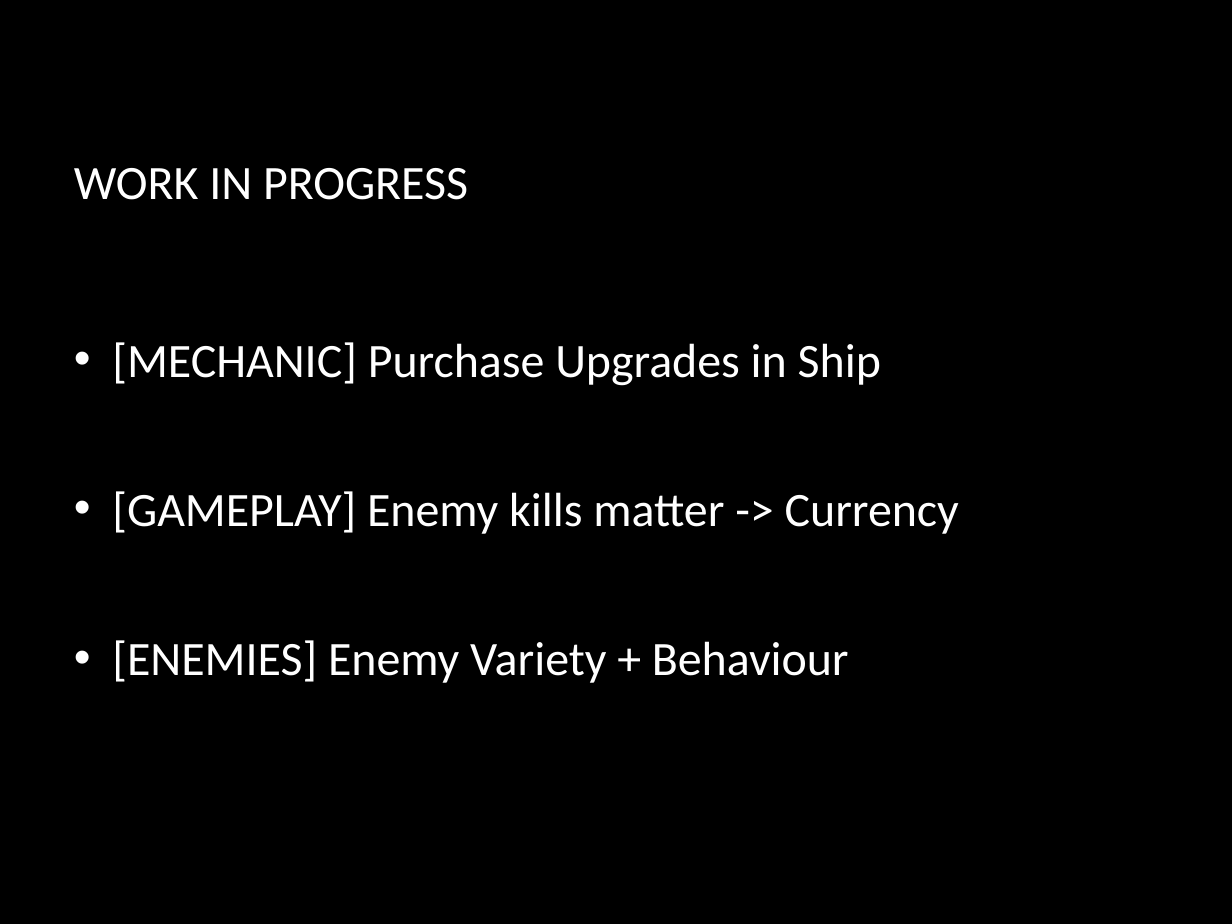
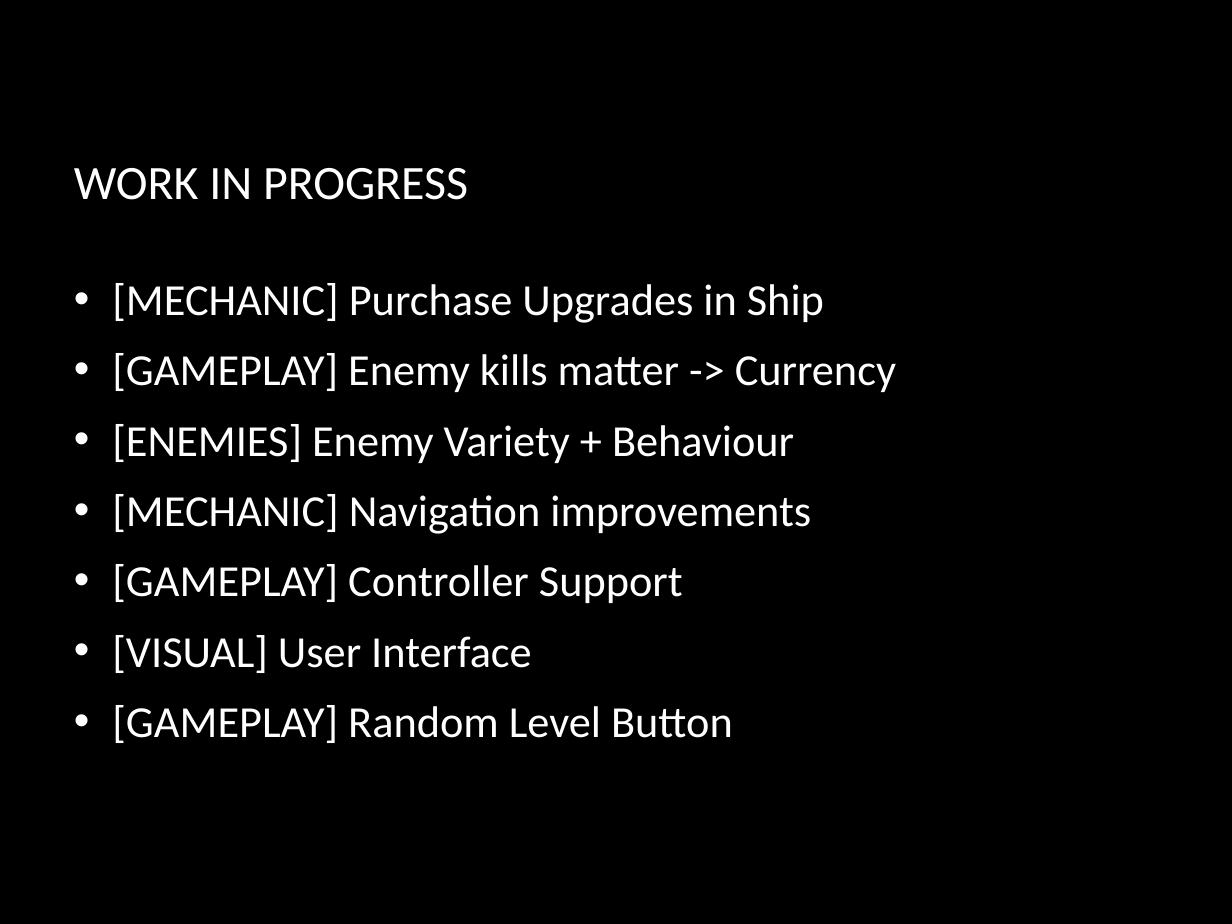
Before and after one commit to provencher/TalosOrigins, a slide deck: slide 4 of Documentation/TalosOriginsProgree.pptx. Drawn at 1232x924 pixels with LibreOffice and Linux fonts; fonts in the diff are those of the drawing; background and template pictures are left out. Boxes give left, top, right and bottom in pixels: in the first picture for what was removed or moved away, otherwise in the second. Text is boxed around its words. In the diff, an @@ line names an element or a change of style, - is before the commit and + after.

```diff
--- a/Documentation/TalosOriginsProgree.pptx
+++ b/Documentation/TalosOriginsProgree.pptx
@@ text at (x1=112, y1=283, x2=896, y2=463): size 28 to 25.9 pt in "[MECHANIC] Purchase Upgrades in Ship", "[GAMEPLAY] Enemy kills matter -> Currency", "[ENEMIES] Enemy Variety + Behaviour" @@
@@ text at (x1=112, y1=494, x2=811, y2=743): paragraphs added @@
+• [MECHANIC] Navigation improvements
+• [GAMEPLAY] Controller Support
+• [VISUAL] User Interface
+• [GAMEPLAY] Random Level Button
```
Also in this commit, not shown: 2 other files.
